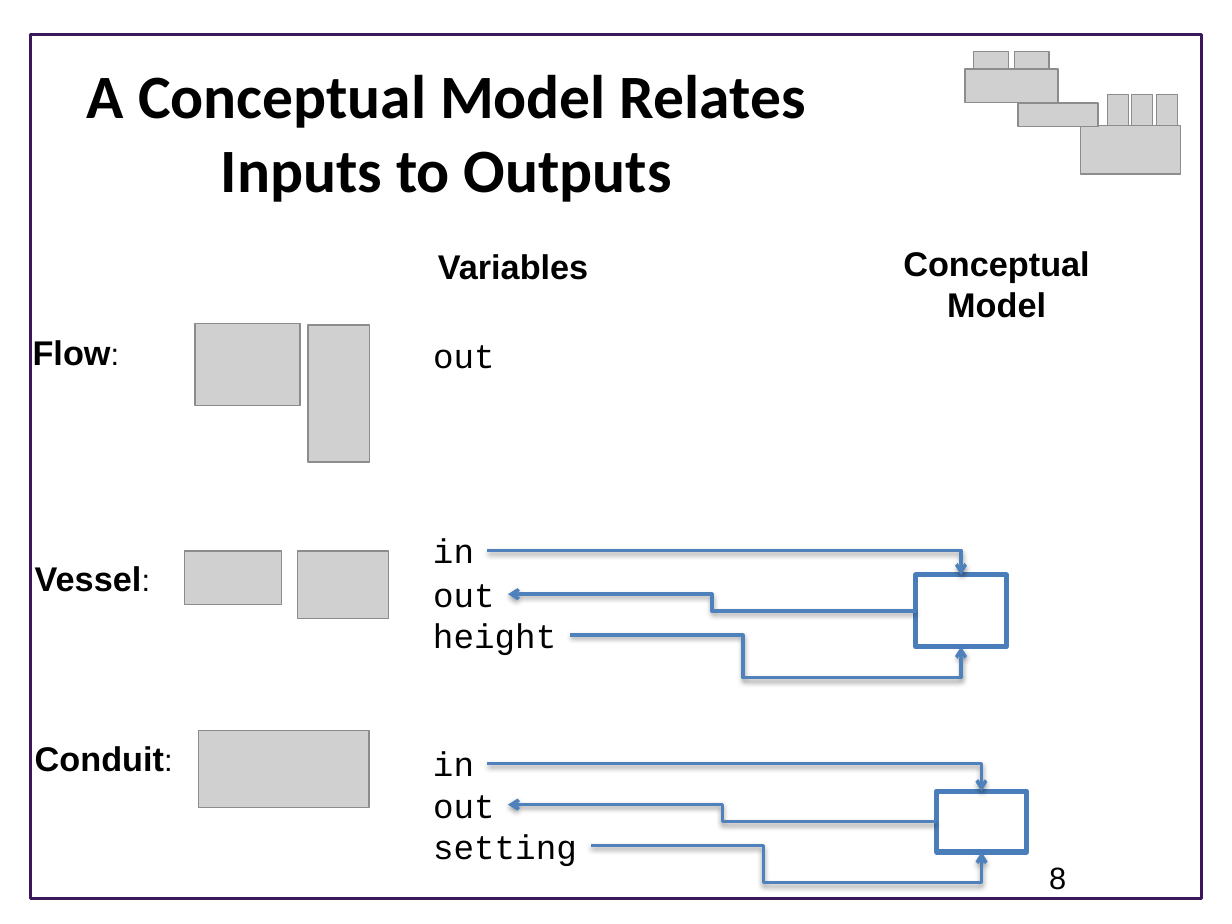
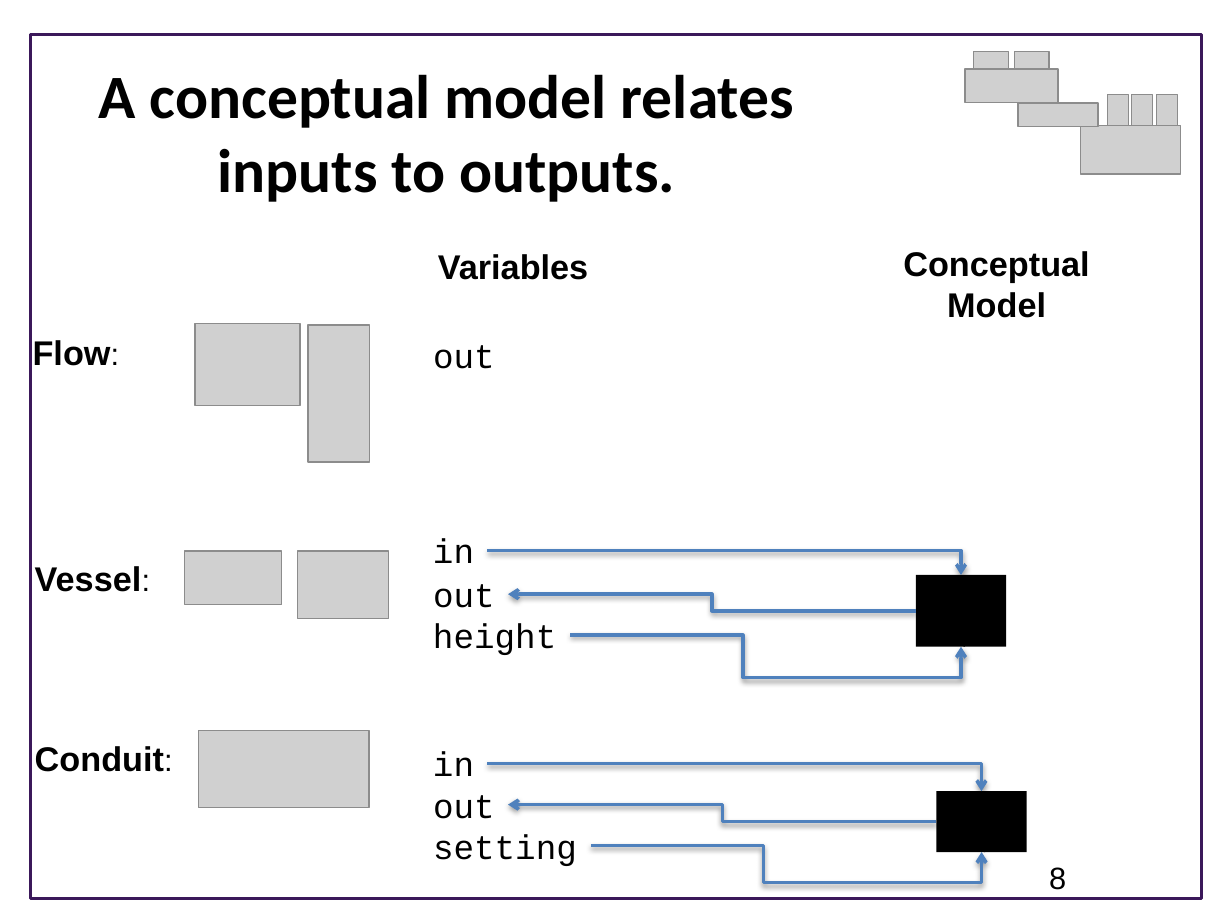
Before and after one commit to ModelEngineering/advancing-biomedical-models, a slide deck: slide 8 of Lectures/CSE 599V Lecture 2- Modeling Essentials.pptx. Drawn at 1232x924 pixels with LibreOffice and Linux fonts; fonts in the diff are those of the drawing; grey boxes stand for pictures; background and template pictures are left out. Boxes give left, top, right and bottom in pixels: in the first picture for what was removed or moved away, otherwise in the second. Text is boxed around its words. In the diff, an @@ line names an element or a change of style, - is before the commit and + after.

Commit message:
Updated conceptual model.

```diff
--- a/Lectures/CSE 599V Lecture 2- Modeling Essentials.pptx
+++ b/Lectures/CSE 599V Lecture 2- Modeling Essentials.pptx
@@ title at (99,74,794,202): text changed @@
-A Conceptual Model Relates Inputs to Outputs
+A conceptual model relates inputs to outputs.
@@ rectangle at (915,575,1005,647): fill none to #000000; outline #4B7EBC 3 pt to none @@
@@ rectangle at (936,791,1026,851): fill none to #000000; outline #4B7EBC 3 pt to none @@
```
Also in this commit, not shown: 4 other slides changed.
